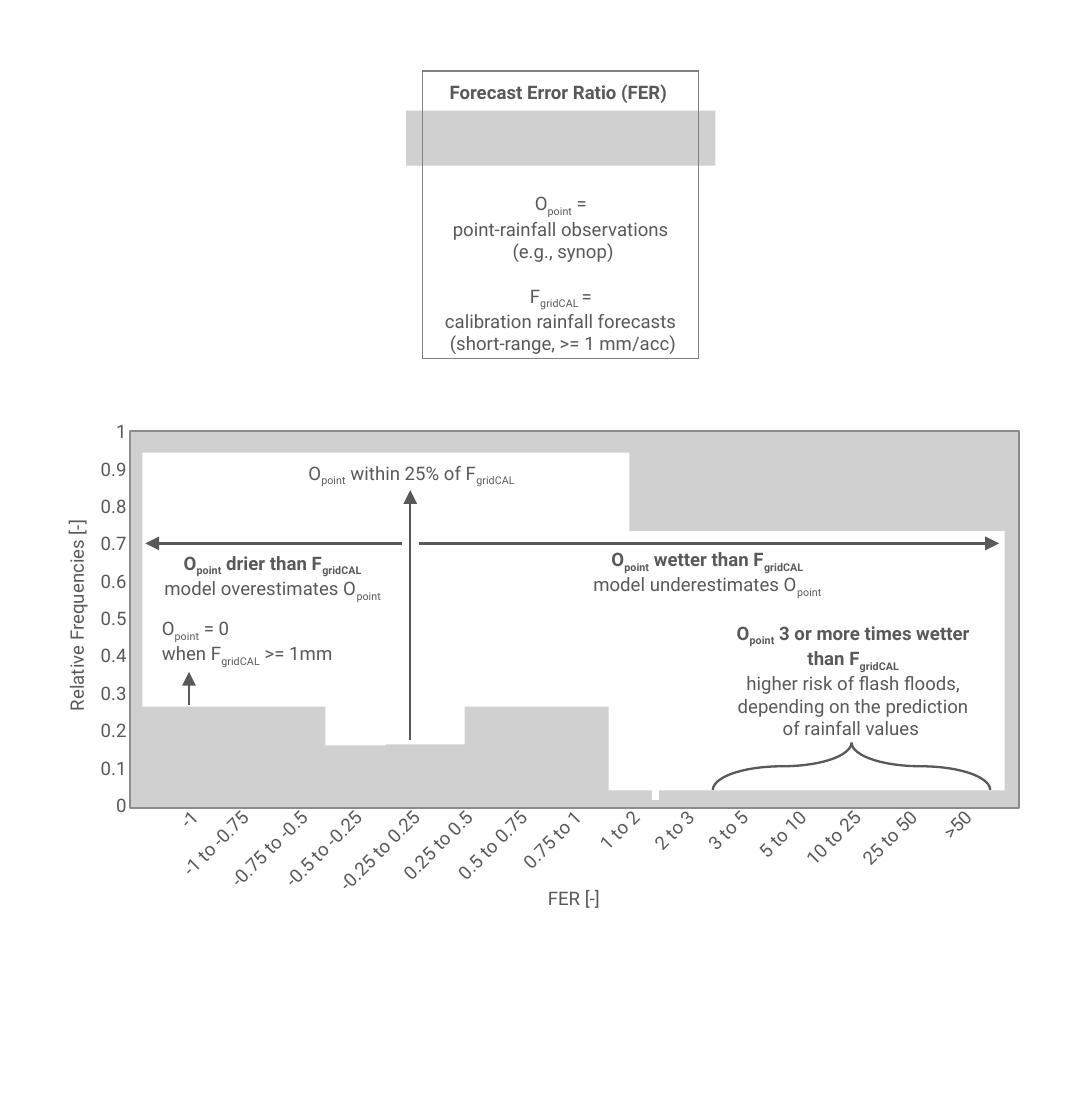
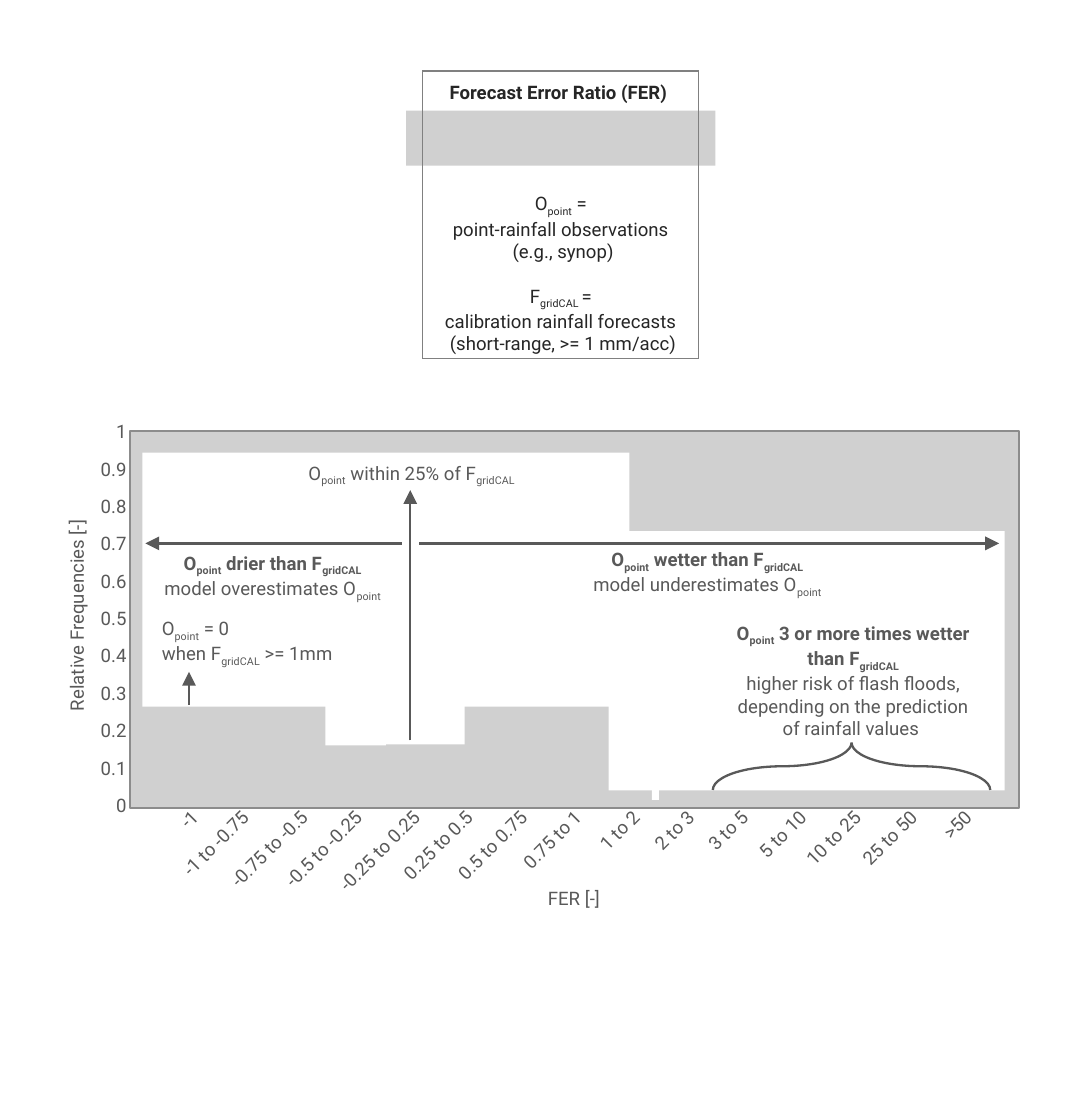
Before and after one commit to FatimaPillosu/BAMS---Verif_ClimateNWP_4_Points, a slide deck: slide 2 of Figures/02_ecPoint_Mapping_Function_Decision_Tree.pptx. Drawn at 1087x1120 pixels with LibreOffice and Linux fonts; fonts in the diff are those of the drawing; grey boxes stand for pictures. Boxes give left, top, right and bottom in pixels: in the first picture for what was removed or moved away, otherwise in the second. Text is boxed around its words. In the diff, an @@ line names an element or a change of style, - is before the commit and + after.

```diff
--- a/Figures/02_ecPoint_Mapping_Function_Decision_Tree.pptx
+++ b/Figures/02_ecPoint_Mapping_Function_Decision_Tree.pptx
@@ text "Forecast Error Ratio (FER)" at <box>450,84,667,103</box>: text colour #595959 to #262626 @@
@@ text "Opoint =" at <box>445,222,676,354</box>: text colour #595959 to #262626 @@
```
Also in this commit, not shown: 2 other slides changed, 3 other files.
